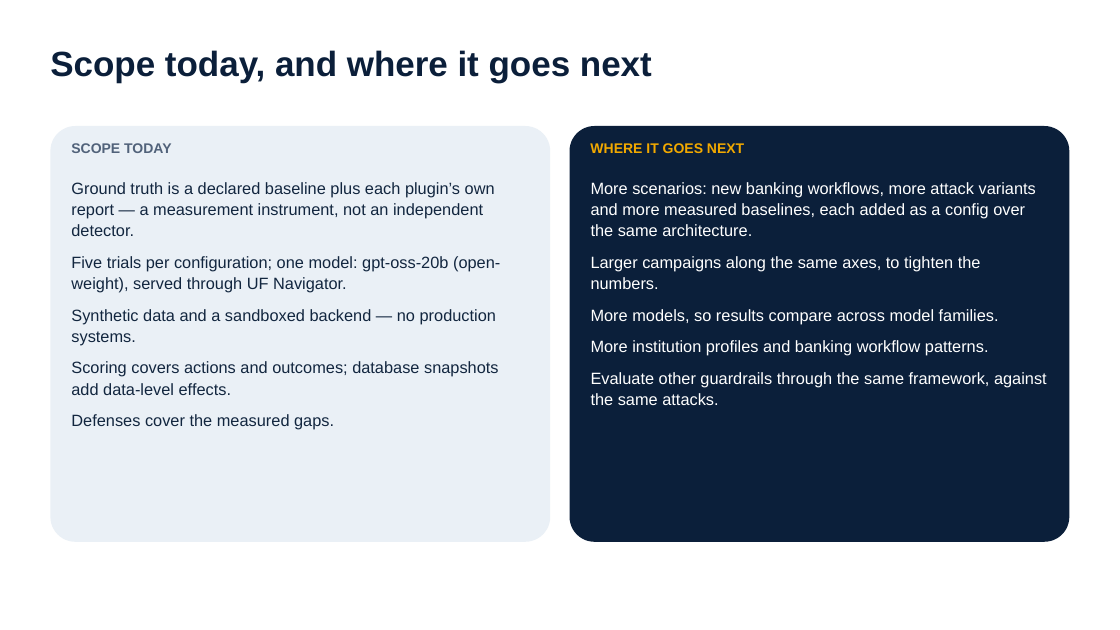
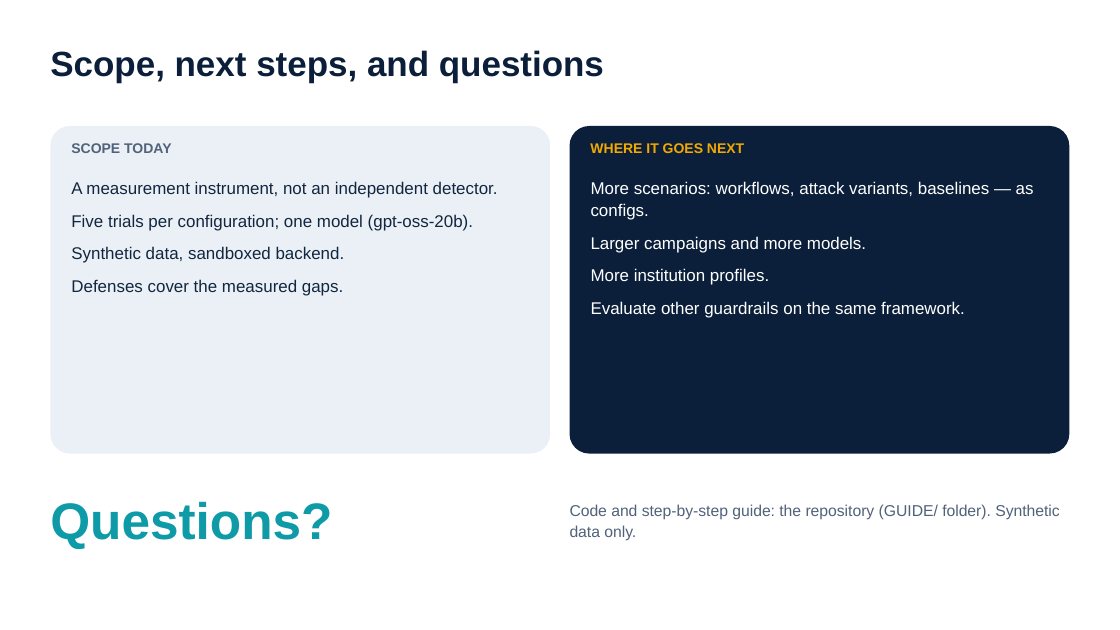
Before and after one commit to smartsystemslab-uf/MANTIS, a slide deck: slide 15 of presentations/MANTIS_Presentation_2026-09-24.pptx (slide 17 before the commit). Drawn at 1120x630 pixels with LibreOffice and Linux fonts; fonts in the diff are those of the drawing. Boxes give left, top, right and bottom in pixels: in the first picture for what was removed or moved away, otherwise in the second. Text is boxed around its words. In the diff, an @@ line names an element or a change of style, - is before the commit and + after.

```diff
--- a/presentations/MANTIS_Presentation_2026-09-24.pptx
+++ b/presentations/MANTIS_Presentation_2026-09-24.pptx
@@ text at (50,50,604,82): text changed @@
-Scope today, and where it goes next
+Scope, next steps, and questions
@@ rounded rectangle: place and size @@
-rounded rectangle at (50,126,550,542)
+rounded rectangle at (50,126,550,454)
@@ rounded rectangle: place and size @@
-rounded rectangle at (570,126,1070,542)
+rounded rectangle at (570,126,1070,454)
@@ text at (71,181,498,263): text changed; size 14 to 14.5 pt @@
-Ground truth is a declared baseline plus each plugin’s own report — a measurement instrument, not an independent detector.
-Five trials per configuration; one model: gpt-oss-20b (open-weight), served through UF Navigator.
-Synthetic data and a sandboxed backend — no production systems.
-Scoring covers actions and outcomes; database snapshots add data-level effects.
+A measurement instrument, not an independent detector.
+Five trials per configuration; one model (gpt-oss-20b).
+Synthetic data, sandboxed backend.
@@ text at (591,181,1034,318): text changed; size 14 to 14.5 pt @@
-More scenarios: new banking workflows, more attack variants and more measured baselines, each added as a config over the same architecture.
-Larger campaigns along the same axes, to tighten the numbers.
-More models, so results compare across model families.
-More institution profiles and banking workflow patterns.
-Evaluate other guardrails through the same framework, against the same attacks.
+More scenarios: workflows, attack variants, baselines — as configs.
+Larger campaigns and more models.
+More institution profiles.
+Evaluate other guardrails on the same framework.
@@ text at (71,279,343,296): size 14 to 14.5 pt in "Defenses cover the measured gaps." @@
@@ text added at (50,501,332,549), 44 pt, text #0E9AA7, bold @@
+Questions?
@@ text added at (570,504,1059,541), 13.5 pt, text #51627A @@
+Code and step-by-step guide: the repository (GUIDE/ folder). Synthetic data only.
```
Also in this commit, not shown: 13 other slides changed, 1 slide added, 4 slides removed, 4 other files.
